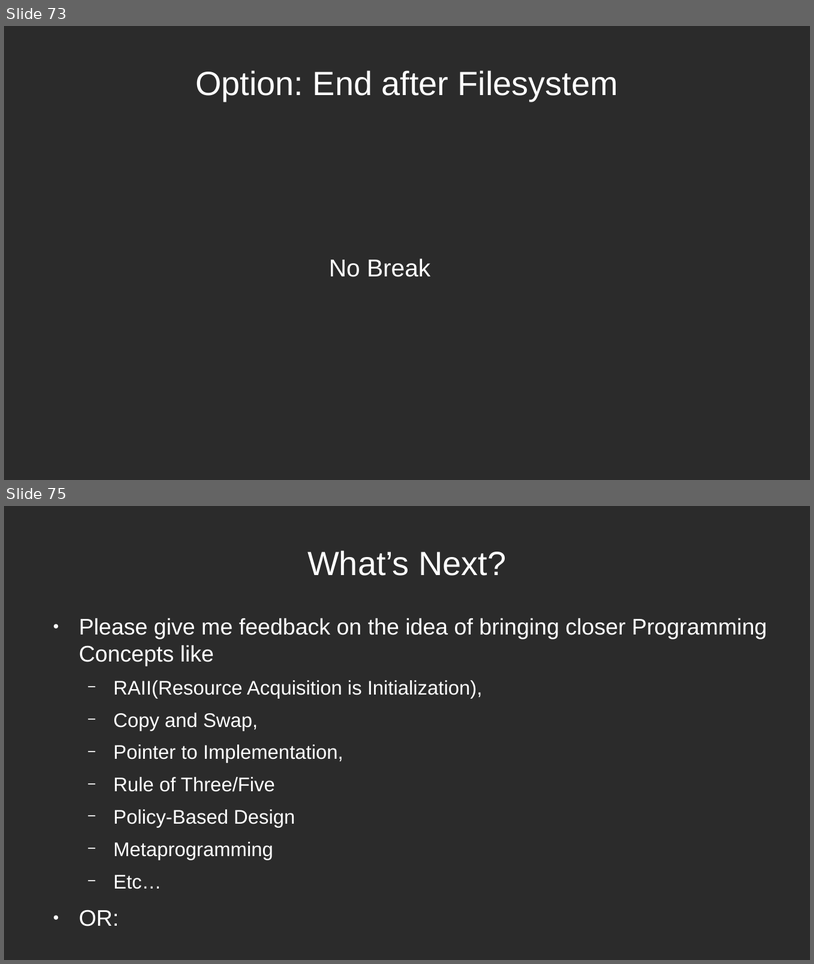
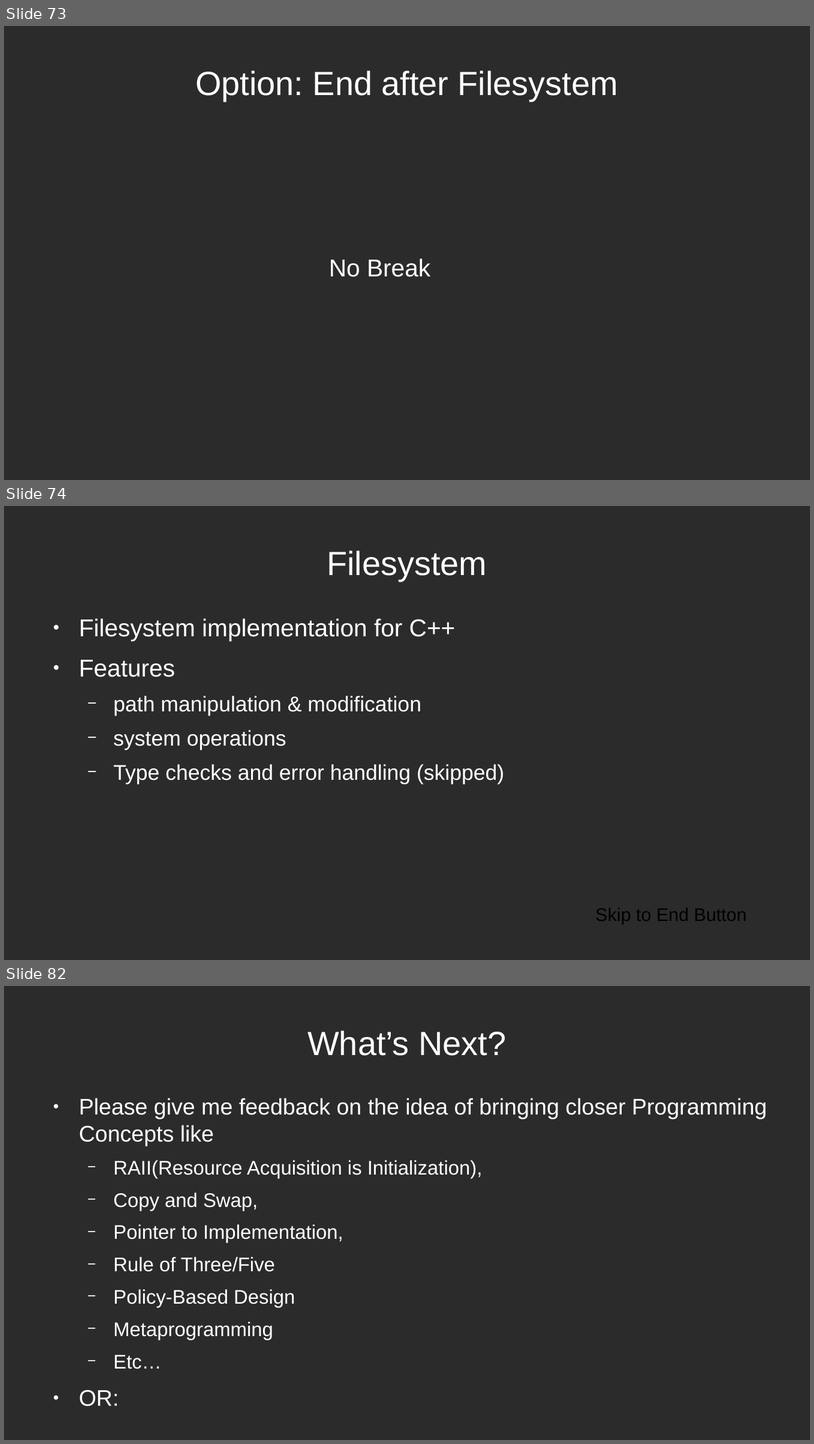
Before and after one commit to mleibeng/Crash-Course-CPP-11-17, a slide deck: Presentation/Crash Course CPP.odp. Shown one above the other, each under a label of ours: slides 73 and 75 before the commit, slides 73, 74 and 82 after it; the slides between them are not shown. The pictures are 814x964 and 814x1444 pixels, drawn with LibreOffice and Linux fonts; fonts in the diff are those of the drawing; background and template pictures are left out; a plain dark background stands for a picture behind light text. Boxes give left, top, right and bottom in pixels: in the first picture for what was removed or moved away, otherwise in the second. Text is boxed around its words. In the diff, an @@ line names an element or a change of style, - is before the commit and + after.

Commit message:
Added filesystem to presentation

```diff
--- a/Presentation/Crash Course CPP.odp
+++ b/Presentation/Crash Course CPP.odp
@@ slide 74 added at (x1=4, y1=506, x2=810, y2=960), background picture (left out) @@
@@ title added at (x1=327, y1=550, x2=487, y2=581), 33 pt, text #FFFFFF @@
+Filesystem
@@ text added at (x1=79, y1=618, x2=504, y2=784), 21 pt, text #FFFFFF @@
+● Filesystem implementation for C++
+● Features
+  − path manipulation & modification
+  − system operations
+  − Type checks and error handling (skipped)
@@ text added at (x1=596, y1=907, x2=747, y2=924), 18 pt, text #000000 @@
+Skip to End Button
@@ what was slide 75 is now slide 82 @@
```
Also in this commit, not shown: 1 slide changed, 6 other slides added.
